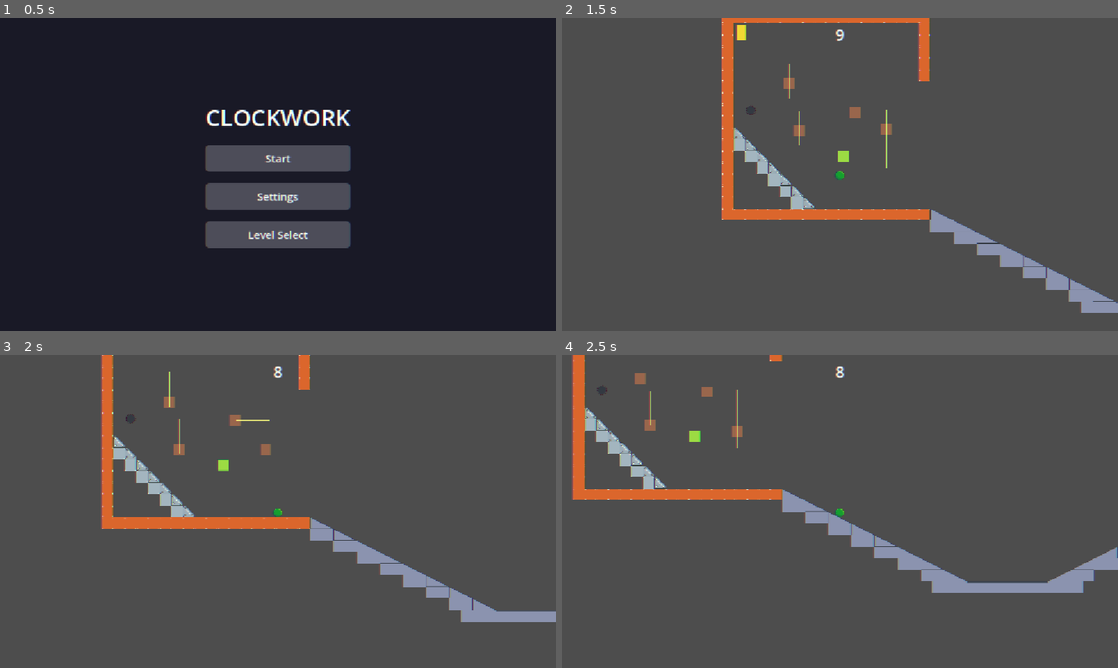
Above: before the commit, frames 1-4 (two rows, left to right).
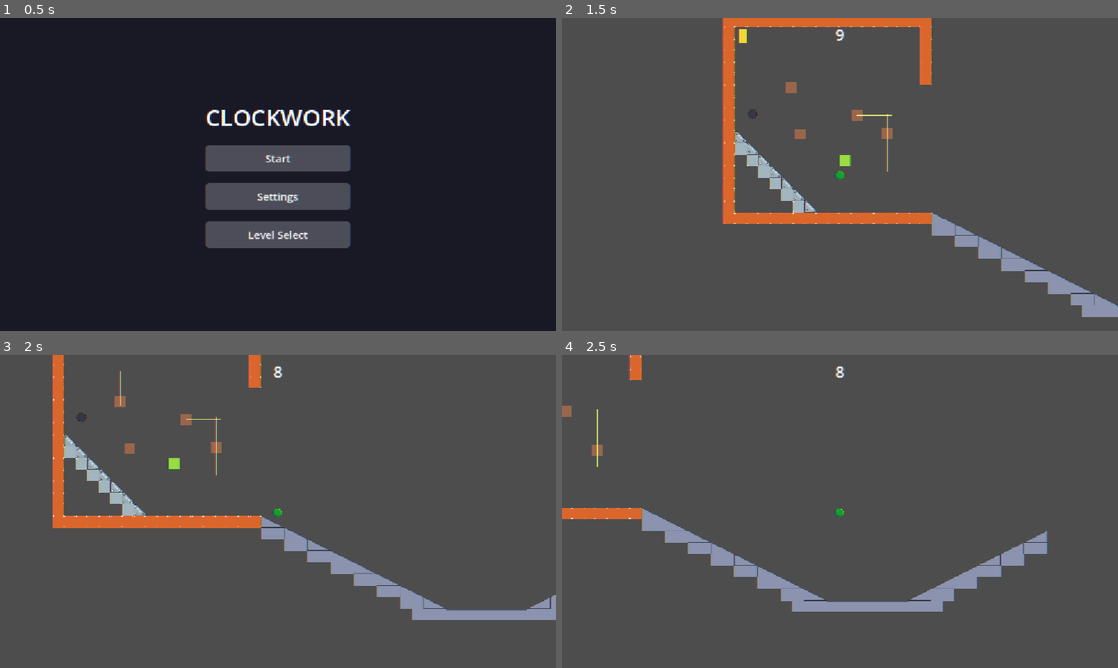
Above: after the commit, the same moments.

Repository: swan-eternal/clockwork
Game: Godot game, scene res://scenes/main_menu.tscn
Two runs of this game, one before a commit and one after it. Both use one fixed random seed, a clock stepped at 60 frames per second and the inputs below.
Inputs:
- Up to frame 1 (0.5 s): no input
- Up to frame 2 (1.5 s): click "Start" at 0.5 s; tap Enter (ui_accept) at 1.25 s; hold Right (ui_right) from 1.28 s (still down)
- Up to frame 3 (2 s): keep holding Right (ui_right); tap Enter (ui_accept) at 1.52 s
- Up to frame 4 (2.5 s): keep holding Right (ui_right); tap Enter (ui_accept) at 2.27 s

Frame 1 is identical in both runs. In frame 2, 4.4% of the frame differs, in the area x 28-100%, y 0-96%; in frame 3, 10%; in frame 4, 11%, in the area x 0-100%, y 0-82%.

Commit message:
Add landing sound with impact-speed threshold

Diff:
--- a/scenes/player.tscn
+++ b/scenes/player.tscn
@@ -61,4 +61,6 @@
 [node name="DieSound" type="AudioStreamPlayer" parent="." unique_id=770749955]
 stream = ExtResource("4_diesound")
 
+[node name="LandSound" type="AudioStreamPlayer" parent="." unique_id=1234567890]
+
 [connection signal="body_entered" from="DeathDetector" to="." method="_on_death_detector_body_entered"]
--- a/scripts/player.gd
+++ b/scripts/player.gd
@@ -52,6 +52,14 @@
 ## rather than a bouncy one.
 @export var FLOOR_SNAP_LENGTH: float = 4.0
 
+## Minimum downward speed (px/s, in the gravity direction) at which a
+## landing plays the landing SFX. Any value below this is considered a
+## "small bump" (walking off a curb, stepping onto a tile) and stays
+## silent. A normal jump lands at ~400 px/s (JUMP_VELOCITY magnitude
+## with gravity 1500), so 200 filters out tiny step-ups without
+## silencing ordinary landings.
+const LANDING_SOUND_MIN_SPEED: float = 200.0
+
 ## Direction of gravity in world coordinates. Starts pointing down
 ## (Vector2.DOWN = (0, 1)). Rotates 90° CW on each clock tick.
 var gravity_direction: Vector2 = Vector2.DOWN
@@ -144,6 +152,7 @@
 # matching .wav streams. play() called at the moment the action fires
 # (jump input handled below; death triggered in _die()).
 @onready var _jump_sound: AudioStreamPlayer = $JumpSound
+@onready var _land_sound: AudioStreamPlayer = $LandSound
 @onready var _die_sound: AudioStreamPlayer = $DieSound
 
 # Camera created programmatically (added as a child in _create_camera).
@@ -173,6 +182,10 @@
 # Tracks the current camera rotation tween so a new one can kill the
 # old one if a tick fires mid-rotation.
 var _camera_tween: Tween = null
+# Tracks the floor state from the previous physics frame so the
+# landing-detection logic can fire on the airborne->grounded transition
+# (not on every frame the player happens to be on the floor).
+var _was_on_floor: bool = false
 # Death-in-progress flag. Set true when _die() starts so _physics_process
 # early-returns and input handlers ignore presses. Prevents double-fire
 # from the DeathDetector while the death animation is running.
@@ -257,6 +270,19 @@
 		_frames_since_grounded = 0
 	else:
 		_frames_since_grounded += 1
+	# Capture velocity before move_and_slide so we can recover the
+	# impact speed (the velocity the player hit the ground with) even
+	# after move_and_slide zeroes the floor-normal component. Then
+	# detect the airborne->grounded transition and play the landing
+	# SFX if the impact speed in the gravity direction exceeds the
+	# threshold.
+	var pre_move_velocity := velocity
+	move_and_slide()
+	if not _was_on_floor and is_on_floor():
+		var impact_speed := pre_move_velocity.dot(gravity_direction)
+		if impact_speed > LANDING_SOUND_MIN_SPEED:
+			_land_sound.play()
+	_was_on_floor = is_on_floor()
 	# Horizontal input from left/right arrows or A/D.
 	var input_dir := Input.get_axis("ui_left", "ui_right")
 
